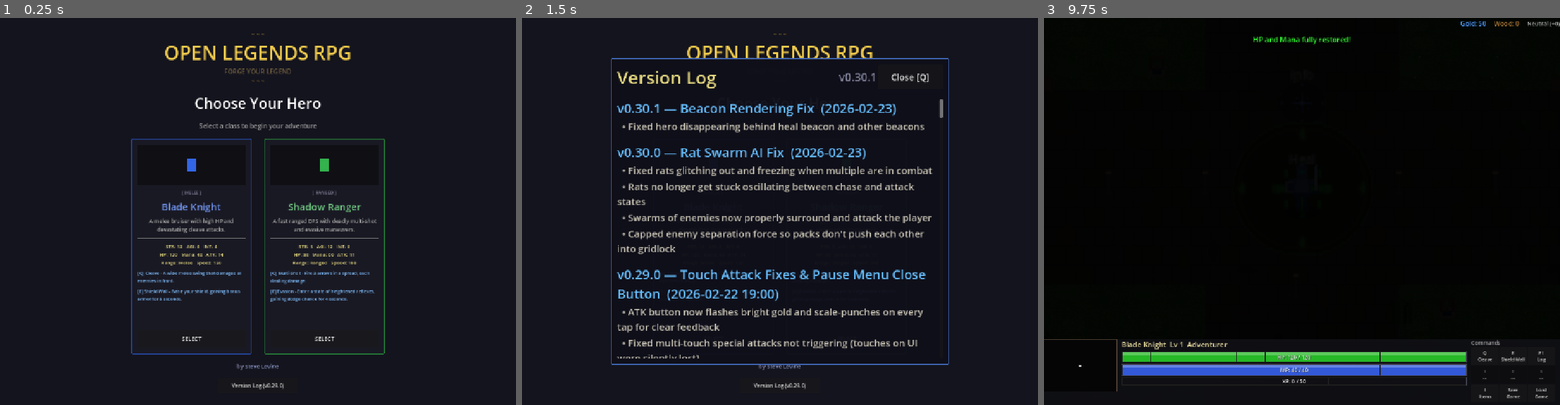
Above: before the commit, frames 1-3 (left to right).
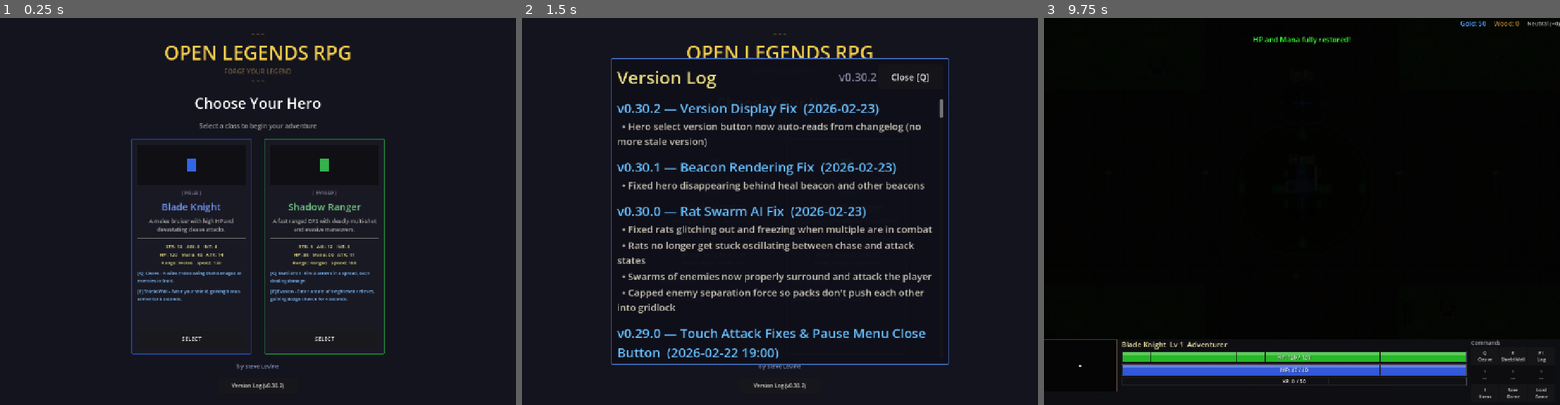
Above: after the commit, the same moments.

Repository: slxny/legends-open-rpg
Game: Godot game, scene res://scenes/main.tscn
The game is run twice, just before and just after one commit, with the same random seed, the same clock (stepped at 60 frames per second) and the same inputs.
Inputs (mouse positions are in pixels of both pictures, inside the frame that each line leads up to):
- Up to frame 1 (0.25 s): no input
- Up to frame 2 (1.5 s): click "Version Log (v0.29.0)" (after the commit: "Version Log (v0.30.2)") at 0.5 s; click "SELECT" at 1.25 s
- Up to frame 3 (9.75 s): click "SELECT" at 2 s; tap Enter at 2.75, 4.25, 5.75 s; move the mouse to (1415, 192) at 2.77 s; hold D (move_right) 2.78-3.5 s; hold Q (ability_1) 2.78-3.5 s; click (1415, 192) at 2.92 s; tap Space (attack) at 3.5, 6.5 s; drag from (1198, 230) to (1276, 288) at 3.52 s; move the mouse to (1353, 126) at 4.27 s; hold D (move_right) 4.28-5 s; hold Space (attack) 4.28-5 s; drag from (1276, 288) to (1147, 153) at 5.02 s; move the mouse to (1456, 269) at 5.77 s; hold A (move_left) 5.78-6.5 s; tap 1 at 5.85 s; drag from (1147, 153) to (1224, 114) at 6.52 s; move the mouse to (1327, 211) at 7.27 s; hold S (move_down) 7.28-8 s; tap 3 at 7.35 s; click (1327, 211) at 7.42 s; drag from (1224, 114) to (1198, 230) at 8.02 s; move the mouse to (1415, 192) at 8.77 s; hold W (move_up) 8.78-9.5 s; hold Q (ability_1) 8.78-9.5 s; drag from (1198, 230) to (1276, 288) at 9.52 s

The runs differ from the first frame. In frame 1, less than 0.1% of the frame differs, in the area x 52-55%, y 94-96%; in frame 2, 11%, in the area x 18-82%, y 14-96%; in frame 3, nothing differs.

Commit message:
Fix hero select showing stale version, auto-read from changelog
The version button was hardcoded to "v0.29.0". Now it preloads the
changelog script and reads GAME_VERSION automatically, so it always
matches the latest changelog entry.

https://claude.ai/code/session_01RB2AePYndL1D9uWqcKmGGR

Diff:
--- a/scenes/hero_select/hero_select.gd
+++ b/scenes/hero_select/hero_select.gd
@@ -401,7 +401,8 @@
 	bottom_bar.alignment = BoxContainer.ALIGNMENT_CENTER
 
 	var version_btn = Button.new()
-	version_btn.text = "Version Log (v0.29.0)"
+	var _cl_script = preload("res://scenes/ui/changelog_dialog.gd")
+	version_btn.text = "Version Log (%s)" % _cl_script.GAME_VERSION
 	var ver_btn_w = 480 if _is_mobile else 200
 	var ver_btn_h = 96 if _is_mobile else 36
 	var ver_font_size = 33 if _is_mobile else 13
--- a/scenes/ui/changelog_dialog.gd
+++ b/scenes/ui/changelog_dialog.gd
@@ -9,9 +9,17 @@
 var _is_visible: bool = false
 var _is_mobile: bool = false
 
-const GAME_VERSION := "v0.30.1"
+const GAME_VERSION := "v0.30.2"
 
 const CHANGELOG: Array[Dictionary] = [
+	{
+		"version": "v0.30.2",
+		"title": "Version Display Fix",
+		"date": "2026-02-23",
+		"entries": [
+			"Hero select version button now auto-reads from changelog (no more stale version)",
+		]
+	},
 	{
 		"version": "v0.30.1",
 		"title": "Beacon Rendering Fix",
Not shown, changed: CLAUDE.md
